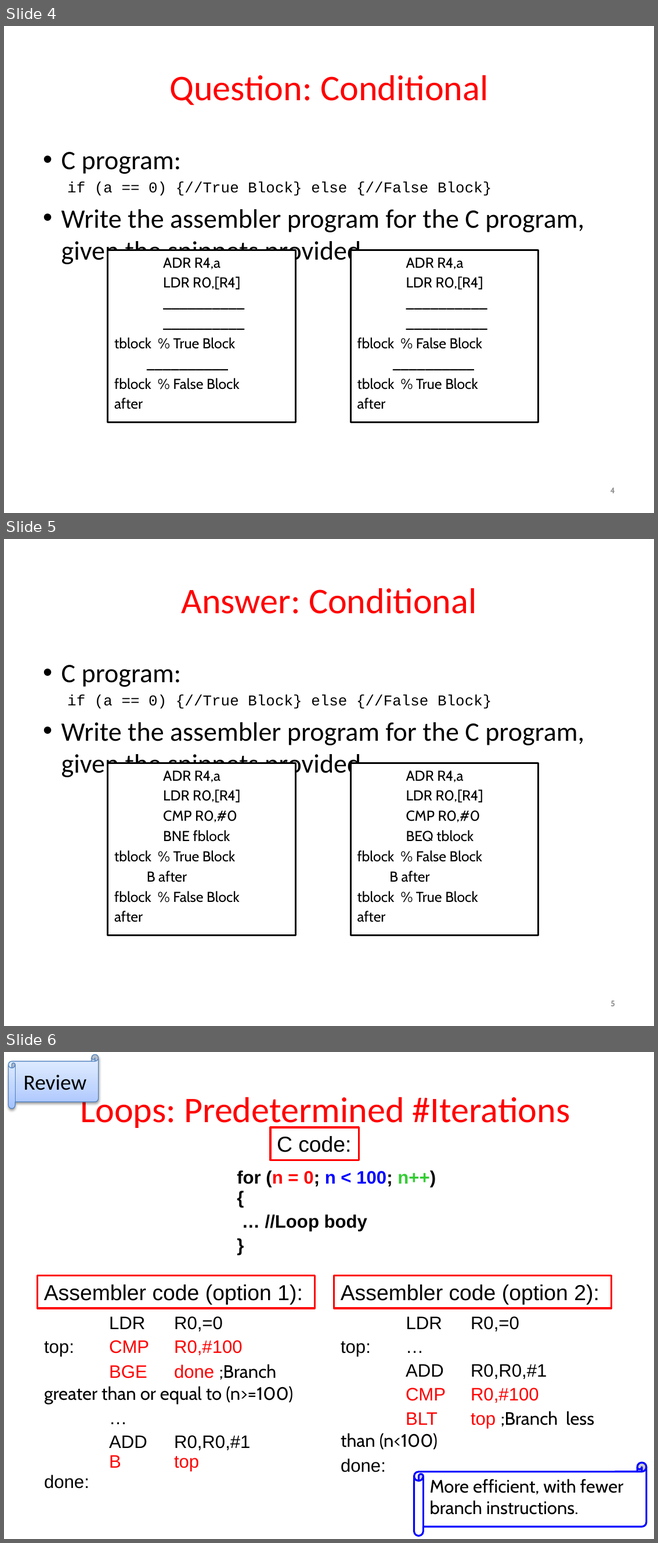
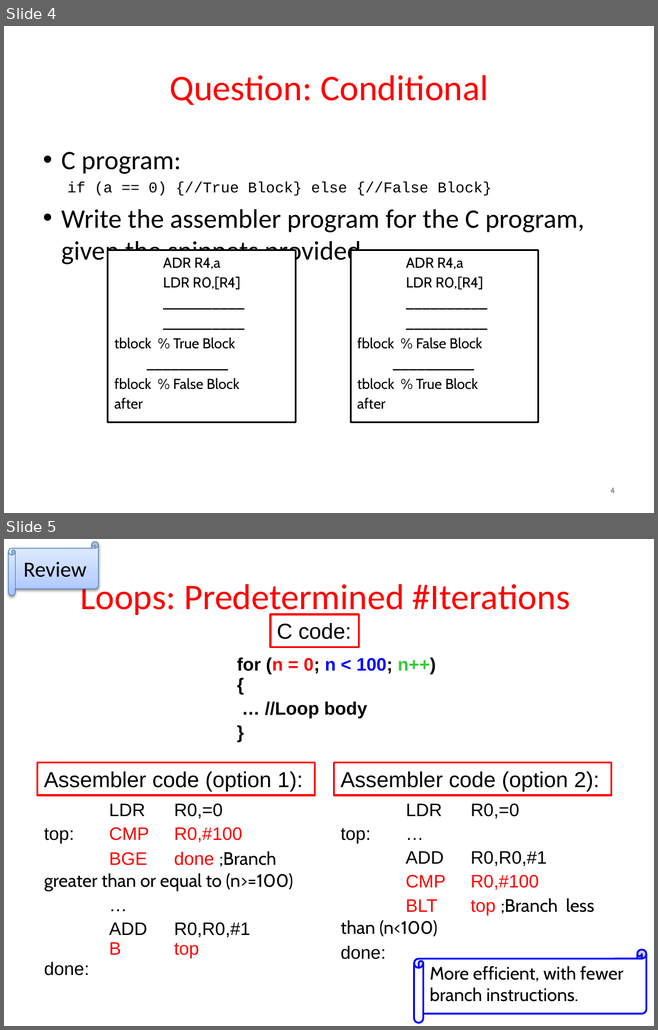
Before and after one commit to guhofstra/CSC111Fa25, a slide deck: PPTs/L4 Controlflow Exercises.pptx. Shown one above the other, each under a label of ours: slides 4, 5 and 6 before the commit, slides 4 and 5 after it. The pictures are 658x1543 and 658x1030 pixels, drawn with LibreOffice and Linux fonts; fonts in the diff are those of the drawing. Boxes give left, top, right and bottom in pixels: in the first picture for what was removed or moved away, otherwise in the second. Text is boxed around its words. In the diff, an @@ line names an element or a change of style, - is before the commit and + after.

```diff
--- a/PPTs/L4 Controlflow Exercises.pptx
+++ b/PPTs/L4 Controlflow Exercises.pptx
@@ slide 5 removed at (x1=4, y1=539, x2=654, y2=1026), background #FFFFFF @@
@@ title removed at (x1=181, y1=588, x2=477, y2=614) @@
-Answer: Conditional
@@ text removed at (x1=61, y1=665, x2=584, y2=780) @@
-• C program:
-  if (a == 0) {//True Block} else {//False Block}
-• Write the assembler program for the C program, given the snippets provided
@@ rectangle removed at (x1=108, y1=763, x2=296, y2=935) @@
-    ADR R4,a
-    LDR R0,[R4]
-    CMP R0,#0
-    BNE fblock
-tblock % True Block
-B after
-fblock % False Block
-after
@@ rectangle removed at (x1=350, y1=763, x2=538, y2=935) @@
-    ADR R4,a
-    LDR R0,[R4]
-    CMP R0,#0
-    BEQ tblock
-fblock % False Block
-B after
-tblock % True Block
-after
@@ page number removed at (x1=610, y1=1001, x2=615, y2=1006) @@
-5
@@ what was slide 6 is now slide 5 @@
```
Also in this commit, not shown: 1 slide changed, 3 other slides removed, 43 other files.
